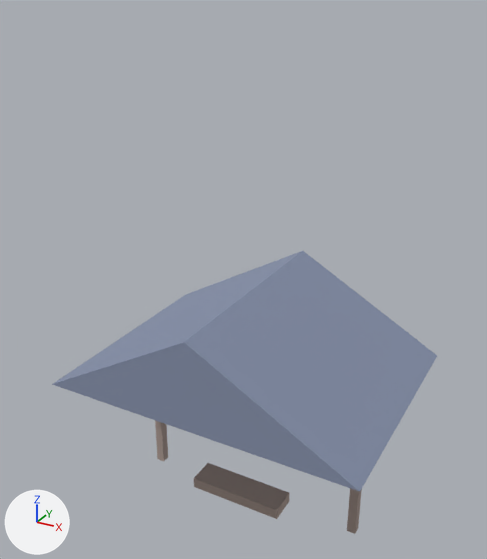
Two versions of the glTF model public/assets/gltf/moonhill-skyrail-shelter-01.glb, one commit apart.
Camera for both pictures: a 50 mm lens placed at (1.69, -3.17, 3.13), pointed at (-0.06, 0.01, 1.54). Lighting does not change. The marker at lower left points along +X, +Y and +Z. The first picture is the older version. Where no turn or scale is listed for an object, it has been applied to the vertices. Vertices at exactly the same position are counted once.

Script lines for the objects in view, before the commit:
```python
me_cube = bpy.data.meshes.new('Cube')
me_cube.from_pydata(...)  # a box spanning x -0.027..0.027, y -0.027..0.027, z -0.35..0.35
me_cube.materials.append(mat_timber)  # grey #aa9890
# before: 0 (-0.027, -0.027, -0.35) at pixel (157, 458), 1 (-0.027, -0.027, 0.35), 2 (-0.027, 0.027, -0.35), 3 (-0.027, 0.027, 0.35), 4 (0.027, -0.027, -0.35) at pixel (163, 461)
# before: 5 (0.027, -0.027, 0.35), 6 (0.027, 0.027, -0.35) at pixel (168, 457), 7 (0.027, 0.027, 0.35)
me_cube_001 = bpy.data.meshes.new('Cube.001')
me_cube_001.from_pydata(...)  # a box spanning x -0.027..0.027, y -0.027..0.027, z -0.35..0.35
me_cube_001.materials.append(mat_timber)  # grey #aa9890
# before: 0 (-0.027, -0.027, -0.35) at pixel (346, 530), 1 (-0.027, -0.027, 0.35), 2 (-0.027, 0.027, -0.35), 3 (-0.027, 0.027, 0.35), 4 (0.027, -0.027, -0.35) at pixel (355, 533)
# before: 5 (0.027, -0.027, 0.35), 6 (0.027, 0.027, -0.35) at pixel (358, 528), 7 (0.027, 0.027, 0.35)
me_cube_002 = bpy.data.meshes.new('Cube.002')
me_cube_002.from_pydata(...)  # a box spanning x -0.305..0.305, y -0.09..0.09, z -0.035..0.035
me_cube_002.materials.append(mat_timber)  # grey #aa9890
me_shelterroofmesh = bpy.data.meshes.new('ShelterRoofMesh')
me_shelterroofmesh.from_pydata([(-0.96, -0.72, 1.3), (0.96, -0.72, 1.3), (0.96, 0.72, 1.3), (-0.96, 0.72, 1.3), (0.0, -0.72, 1.84), (0.0, 0.72, 1.84)], [], [(0, 1, 4), (3, 5, 2), (0, 4, 5), (0, 5, 3), (1, 2, 5), (1, 5, 4), (0, 3, 2), (0, 2, 1)])
me_shelterroofmesh.materials.append(mat_slate)  # greyish blue #8691aa
ob_bench = bpy.data.objects.new('Bench', me_cube_002)
ob_bench.location = (0.0, -0.14, 0.12)
ob_post_0 = bpy.data.objects.new('Post_0', me_cube)
ob_post_0.location = (-0.72, 0.0, 0.35)
ob_post_1 = bpy.data.objects.new('Post_1', me_cube_001)
ob_post_1.location = (0.72, 0.0, 0.35)
ob_shelterroof = bpy.data.objects.new('ShelterRoof', me_shelterroofmesh)
ob_shelterroof.location = (0.0, 0.0, -0.35)
```
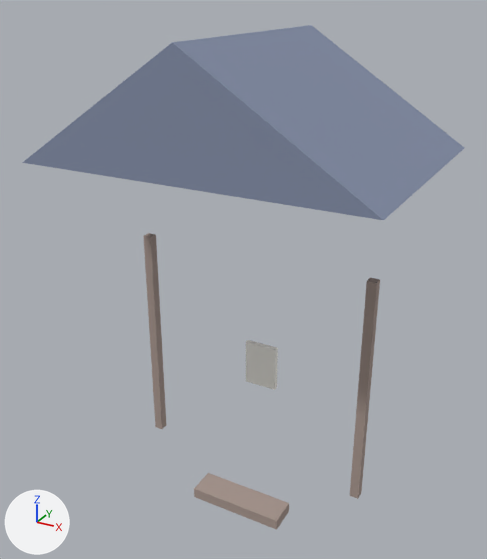
Location of each change, [x1, y1, x2, y2] in pixels of the pictures (487 x 559 px):
'ShelterRoof', moved, rescaled (15% wider, 19% shorter)
    before: [52, 251, 437, 492]
    after: [22, 25, 464, 220]
'Bench', moved
    before: [194, 463, 290, 519]
    after: [194, 473, 289, 530]
'Post_1', reshaped, moved
    before: [347, 488, 362, 534]
    after: [350, 278, 380, 499]
'Post_0', reshaped, moved
    before: [155, 420, 168, 461]
    after: [143, 233, 166, 429]
'Timetable', unchanged, uncovered by the edit
    after: [246, 340, 278, 390]

The change, as a diff of the scene's bpy script:
```diff
--- a/public/assets/gltf/moonhill-skyrail-shelter-01.glb.py
+++ b/public/assets/gltf/moonhill-skyrail-shelter-01.glb.py
@@ me_cube @@
 # used by ob_post_0; location = (-0.72, 0.0, 0.35)
-me_cube.from_pydata(...)  # 8 vertices, 12 faces; spans x -0.027..0.027, y -0.027..0.027, z -0.35..0.35
+me_cube.from_pydata(...)  # 8 vertices, 12 faces; spans x -0.027..0.027, y -0.027..0.027, z -0.712..0.712
+# me_cube part 1
+for i in [0, 2, 4, 6]: me_cube.vertices[i].co += Vector((0.0, 0.0, -0.362))
+for i in [1, 3, 5, 7]: me_cube.vertices[i].co += Vector((0.0, 0.0, 0.362))
 me_cube.materials.append(mat_timber)
@@ me_cube_001 @@
 # used by ob_post_1; location = (0.72, 0.0, 0.35)
-me_cube_001.from_pydata(...)  # 8 vertices, 12 faces; spans x -0.027..0.027, y -0.027..0.027, z -0.35..0.35
+me_cube_001.from_pydata(...)  # 8 vertices, 12 faces; spans x -0.027..0.027, y -0.027..0.027, z -0.712..0.712
+# me_cube_001 part 2
+for i in [0, 2, 4, 6]: me_cube_001.vertices[i].co += Vector((0.0, 0.0, -0.362))
+for i in [1, 3, 5, 7]: me_cube_001.vertices[i].co += Vector((0.0, 0.0, 0.362))
 me_cube_001.materials.append(mat_timber)
@@ me_shelterroofmesh @@
 # used by ob_shelterroof; location = (0.0, 0.0, -0.35)
-me_shelterroofmesh.from_pydata(...)  # 6 vertices, 8 faces; spans x -0.96..0.96, y -0.72..0.72, z 1.3..1.84
+me_shelterroofmesh.from_pydata(...)  # 6 vertices, 8 faces; spans x -0.96..0.96, y -0.72..0.72, z 2.72..3.34
+# me_shelterroofmesh part 3: the whole mesh is scaled about its middle by (1, 1, 1.15), then moved by (0.0, 0.0, 1.46)
 me_shelterroofmesh.materials.append(mat_slate)
@@ ob_bench @@
 ob_bench = bpy.data.objects.new('Bench', me_cube_002)
-ob_bench.location = (0.0, -0.14, 0.12)
+ob_bench.location = (0.0, -0.14, 0.035)
@@ ob_post_0 @@
 ob_post_0 = bpy.data.objects.new('Post_0', me_cube)
-ob_post_0.location = (-0.72, 0.0, 0.35)
+ob_post_0.location = (-0.72, 0.0, 0.99)
@@ ob_post_1 @@
 ob_post_1 = bpy.data.objects.new('Post_1', me_cube_001)
-ob_post_1.location = (0.72, 0.0, 0.35)
+ob_post_1.location = (0.72, 0.0, 0.99)
@@ ob_shelterroof @@
 ob_shelterroof = bpy.data.objects.new('ShelterRoof', me_shelterroofmesh)
-ob_shelterroof.location = (0.0, 0.0, -0.35)
+ob_shelterroof.location = (0.0, 0.0, -0.435)
```
